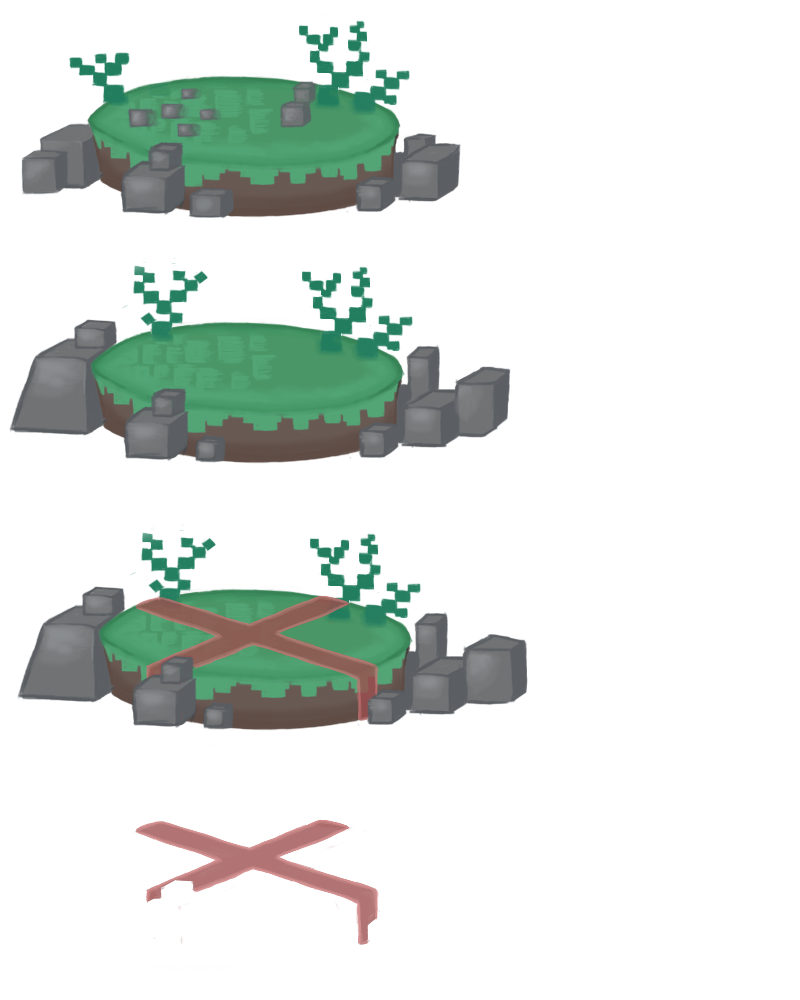
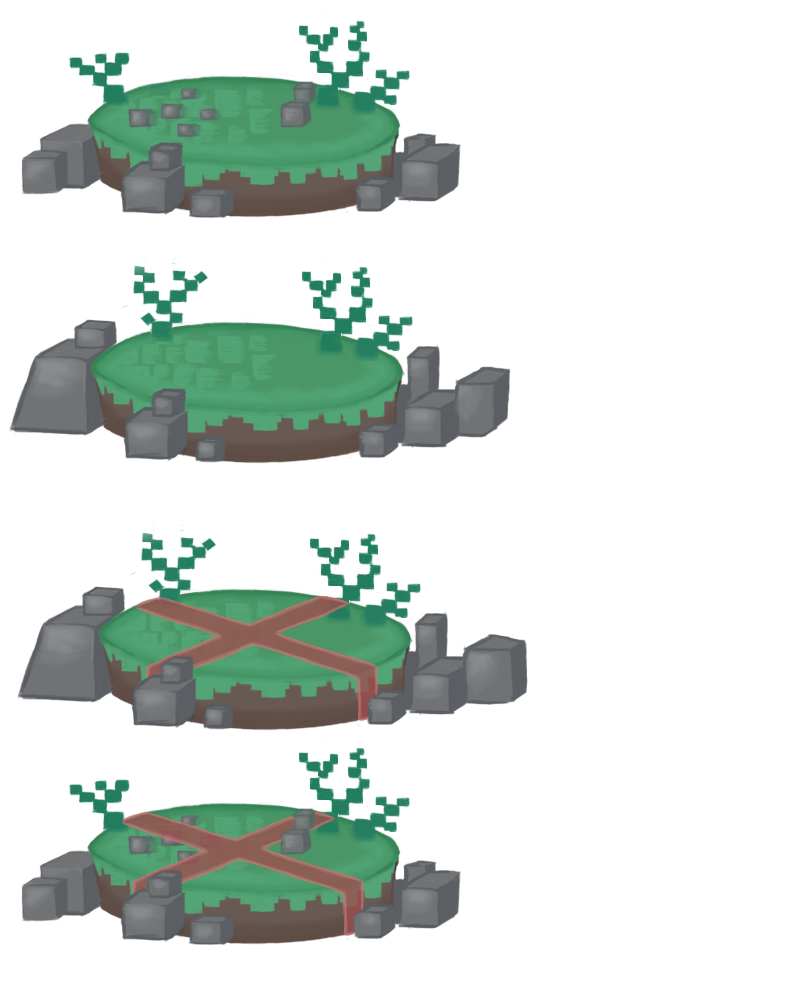
Two versions of the same layered image (w=800, h=1000). Layer-by-layer changes:
moved "Cross kopiera" above "Lager 20", painted on it over [118, 810, 384, 946]
added layer "Lager 20" above "Nod_2" over [21, 738, 462, 946]
